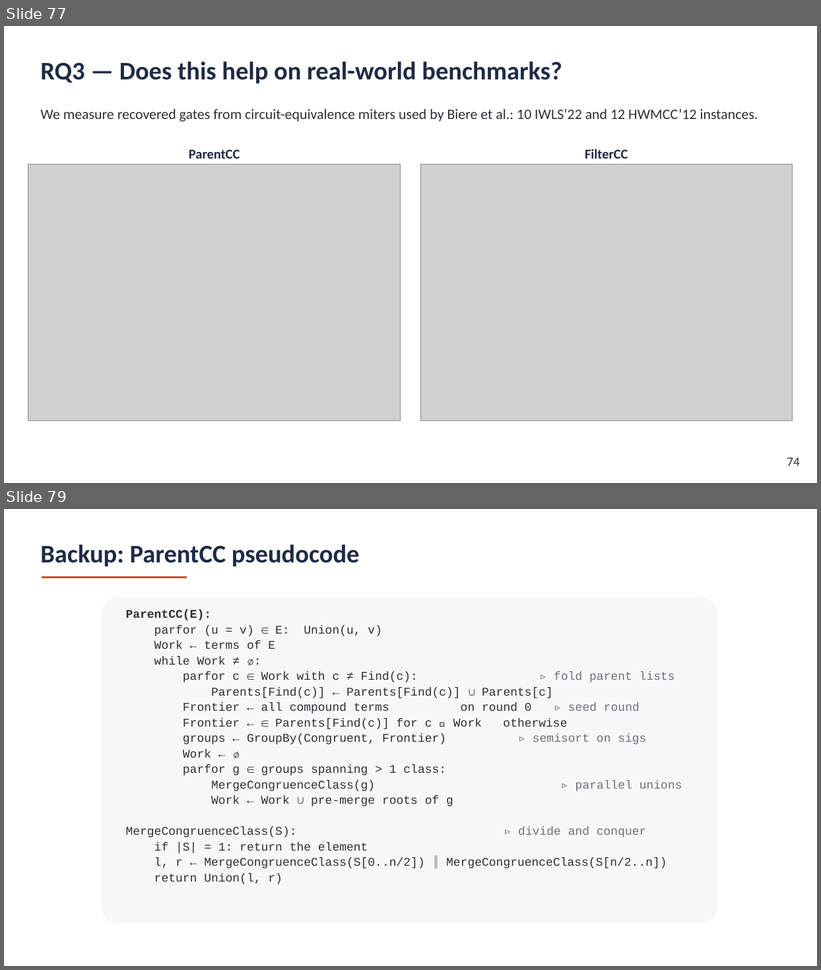
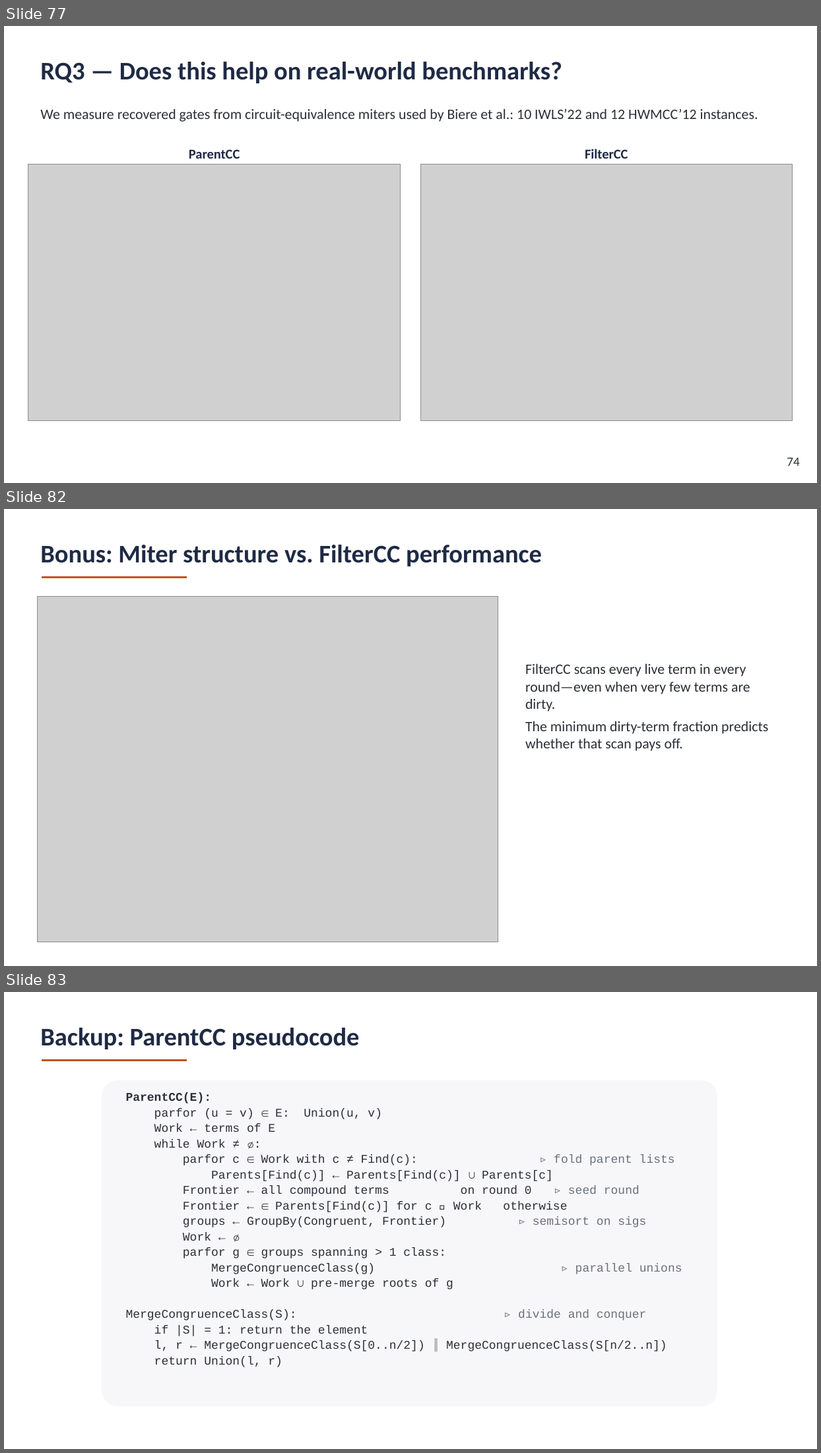
Before and after one commit to amarshah1/parallelcc-paper, a slide deck: slides/parallelcc-part1-version-2.pptx. Shown one above the other, each under a label of ours: slides 77 and 79 before the commit, slides 77, 82 and 83 after it; the slides between them are not shown. The pictures are 821x970 and 821x1453 pixels, drawn with LibreOffice and Linux fonts; fonts in the diff are those of the drawing; grey boxes stand for pictures. Boxes give left, top, right and bottom in pixels: in the first picture for what was removed or moved away, otherwise in the second. Text is boxed around its words. In the diff, an @@ line names an element or a change of style, - is before the commit and + after.

```diff
--- a/slides/parallelcc-part1-version-2.pptx
+++ b/slides/parallelcc-part1-version-2.pptx
@@ slide 82 added at [4,509,817,966], background #FFFFFF @@
@@ text added at [40,545,542,566], 30 pt, text #1F2A44, bold @@
+Bonus: Miter structure vs. FilterCC performance
@@ line added from (42, 578) to (187, 578), #C8501E 2.5 pt @@
@@ picture added at [38,596,498,943] @@
@@ text added at [525,664,768,751], 17 pt, text #2B2F36 @@
+FilterCC scans every live term in every round—even when very few terms are dirty.
+The minimum dirty-term fraction predicts whether that scan pays off.
@@ what was slide 79 is now slide 83 @@
```
Also in this commit, not shown: 1 slide changed, 3 other slides added.
